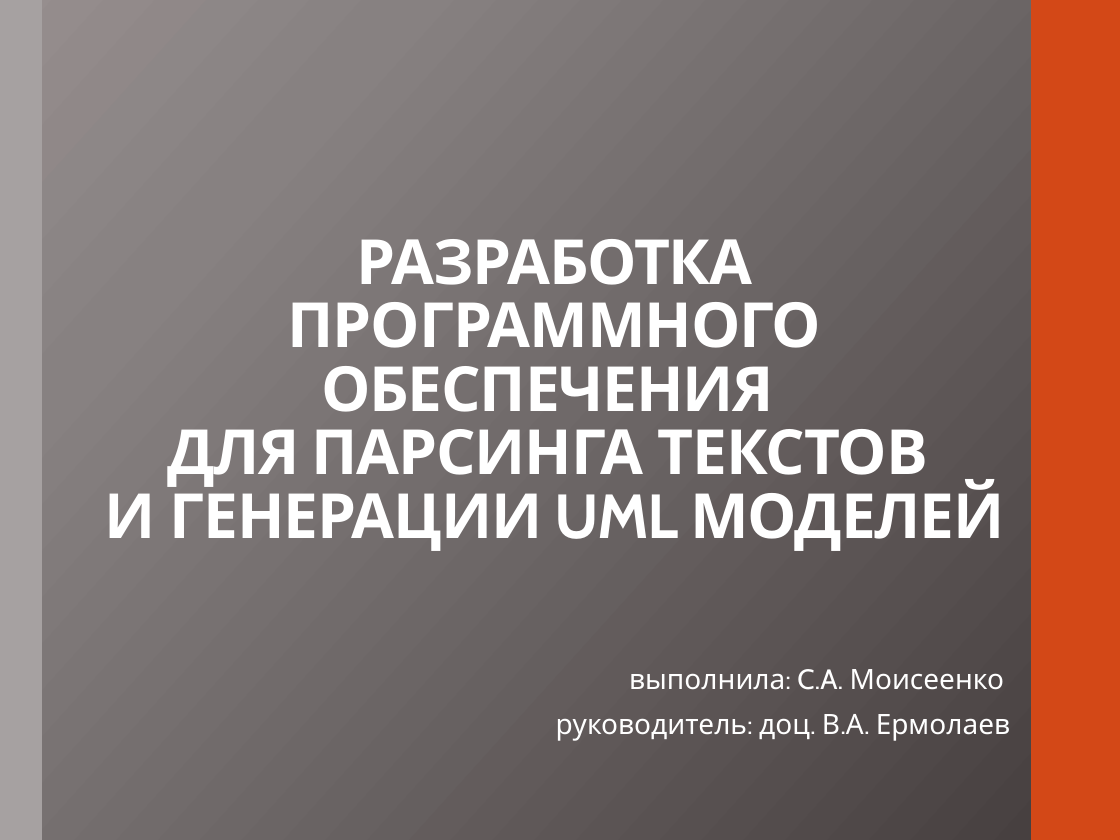
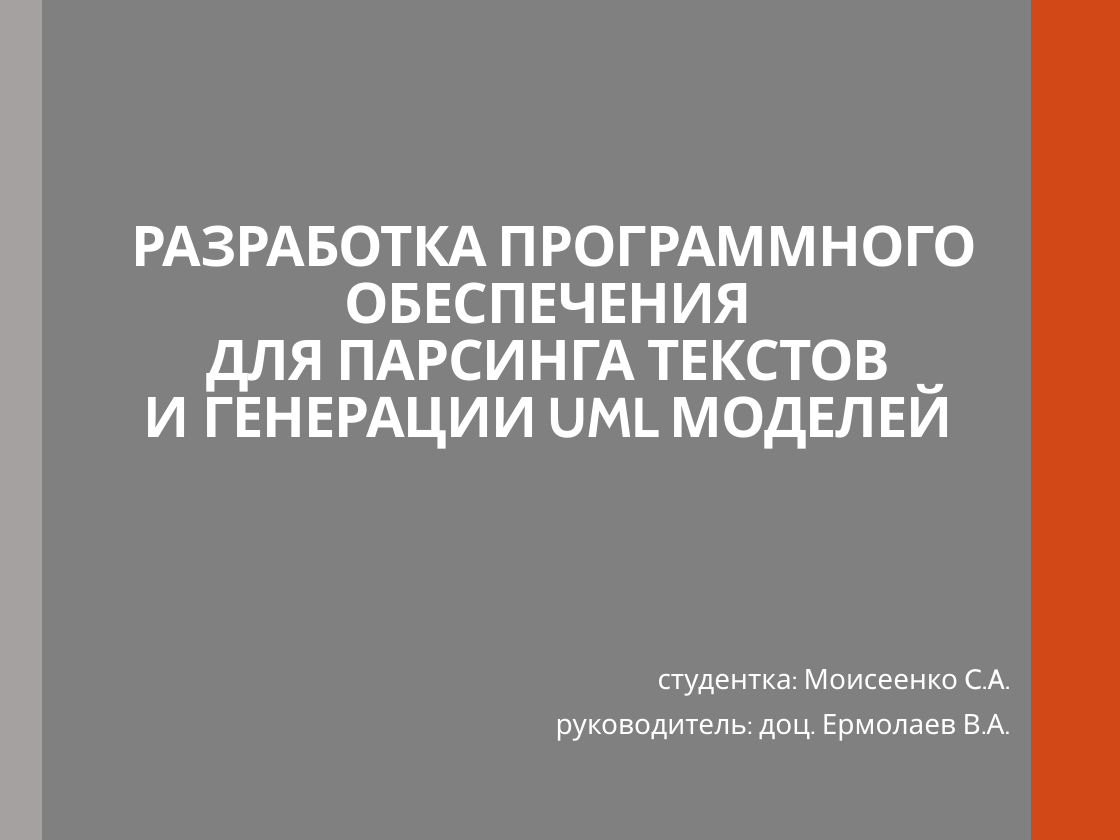
Before and after one commit to alexnodejs/onto-diploma, a slide deck: slide 1 of presentation/Moiseyenko_presentation_cut.pptx. Drawn at 1120x840 pixels with LibreOffice and Linux fonts; fonts in the diff are those of the drawing. Boxes give left, top, right and bottom in pixels: in the first picture for what was removed or moved away, otherwise in the second. Text is boxed around its words. In the diff, an @@ line names an element or a change of style, - is before the commit and + after.

```diff
--- a/presentation/Moiseyenko_presentation_cut.pptx
+++ b/presentation/Moiseyenko_presentation_cut.pptx
@@ background gradient #968E8E to #898282 to #433C3C to #808080 @@
@@ title "РАЗРАБОТКА ПРОГРАММНОГО ОБЕСПЕЧЕНИЯ ДЛЯ ПАРСИНГА ..." at box(132, 225, 978, 449): size 40 to 36 pt @@
@@ text at box(658, 669, 1011, 696): text changed @@
-выполнила: C.A. Моисеенко
+студентка: Моисеенко C.A.
@@ text at box(556, 714, 1005, 741): text changed @@
-руководитель: доц. В.А. Ермолаев
+руководитель: доц. Ермолаев В.А.
```
Also in this commit, not shown: 5 other slides changed, 1 slide added.
